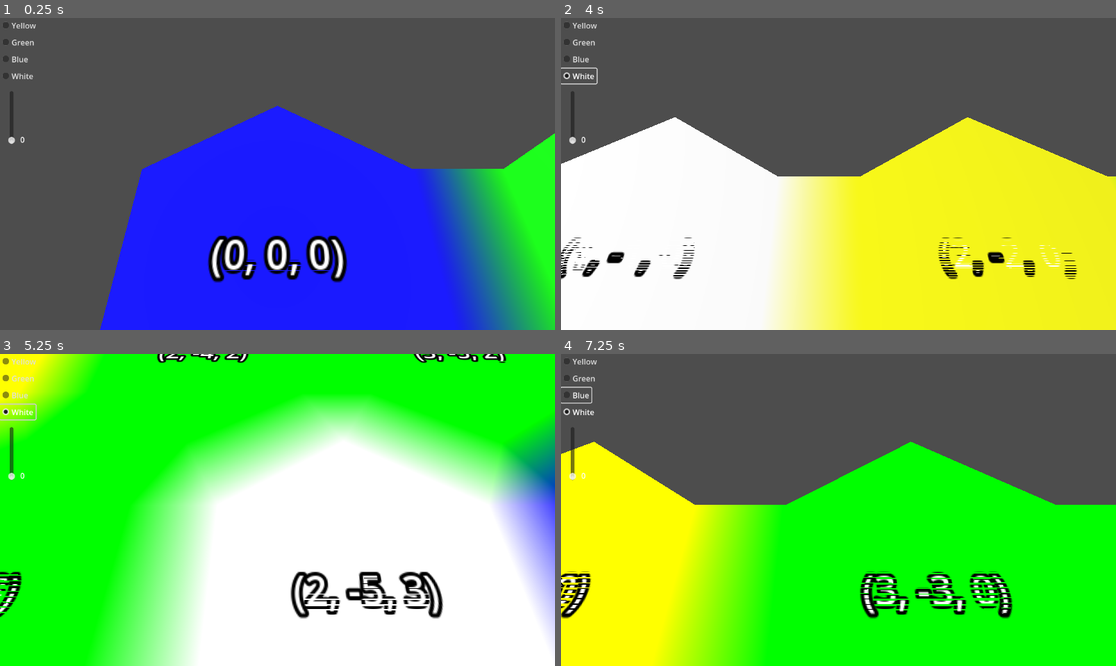
Above: before the commit, frames 1-4 (two rows, left to right).
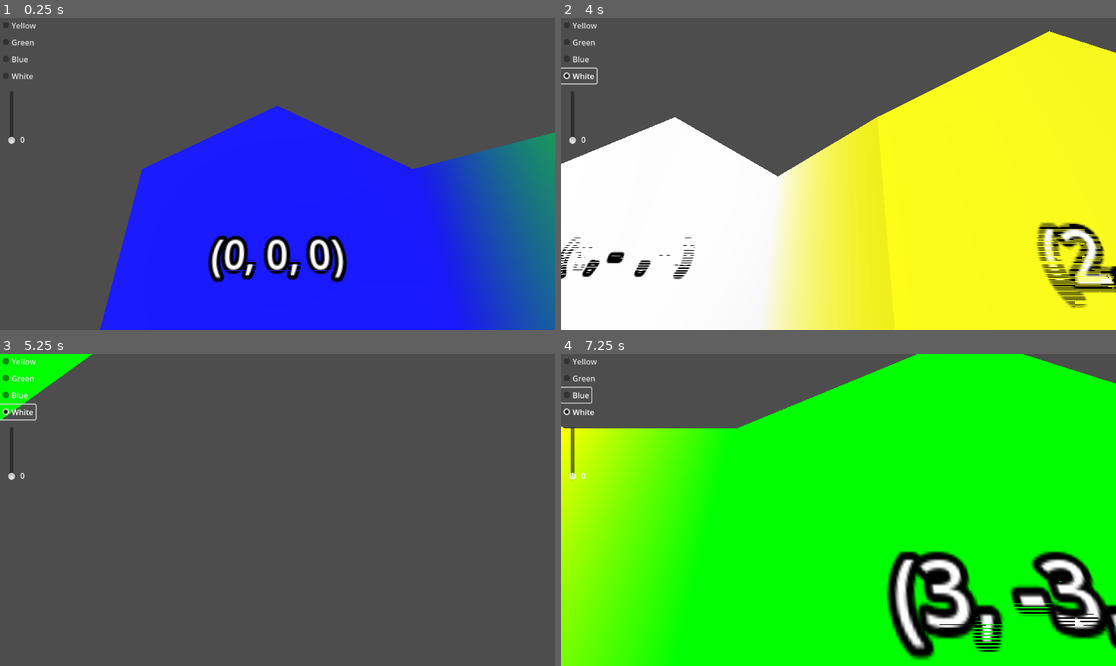
Above: after the commit, the same moments.

Repository: davepruitt/hex_map_godot
Game: Godot game, scene res://main.tscn
Two runs of this game, one before a commit and one after it. Both use one fixed random seed, a clock stepped at 60 frames per second and the inputs below.
Inputs (mouse positions are in pixels of both pictures, inside the frame that each line leads up to):
- Up to frame 1 (0.25 s): no input
- Up to frame 2 (4 s): click "Yellow" at 0.5 s; click "Green" at 1.25 s; click "Blue" at 2 s; click "White" at 2.75 s; tap Enter at 3.5 s; move the mouse to (960, 158) at 3.52 s; hold Right (ui_right) from 3.53 s (still down); tap Z at 3.6 s; click (960, 158) at 3.67 s
- Up to frame 3 (5.25 s): move the mouse to (166, 525) at 4.27 s; release Right (ui_right) at 4.28 s; hold Down (ui_down) 4.28-5.03 s; tap X at 4.35 s; move the mouse to (333, 441) at 5.02 s; hold Right (ui_right) from 5.03 s (still down); tap P at 5.1 s
- Up to frame 4 (7.25 s): move the mouse to (810, 572) at 5.77 s; release Right (ui_right) at 5.78 s; hold Up (ui_up) 5.78-6.53 s; tap Z at 5.85 s; click (810, 572) at 5.92 s; move the mouse to (1005, 556) at 6.52 s; hold Left (ui_left) from 6.53 s (still down); tap X at 6.6 s

The runs differ from the first frame. In frame 1, 11% of the frame differs, in the area x 74-100%, y 36-100%; in frame 2, 15%; in frame 3, 100%, in the area x 0-100%, y 0-100%; in frame 4, 59%.

Commit message:
Fixed the issue with certain faces in the mesh not showing when setting the elevation of hexes. Also, for now, I am giving the hexes each a default elevation based on their color.

Diff:
--- a/hex_project_godot/hex_cell.gd
+++ b/hex_project_godot/hex_cell.gd
@@ -30,9 +30,7 @@
 		return _elevation
 	set(value):
 		_elevation = value
-		var pos: Vector3 = self.position
-		pos.y = _elevation * HexMetrics.ELEVATION_STEP
-		self.position = pos
+		position_label.position.y = _elevation * HexMetrics.ELEVATION_STEP
 
 #endregion
 
@@ -89,9 +87,9 @@
 	#Begin creating the mesh
 	surface_tool.begin(Mesh.PRIMITIVE_TRIANGLES);
 
-	#Iterate over each of the 6 triangles within the hex
+	#Iterate over each of the 6 directions from the center of the hex
 	for i in range(0, 6):
-		#Add this triangle to the mesh
+		#Form the mesh for this direction of the hex
 		_triangulate_hex(surface_tool, i)
 
 	#Generate the normals for the mesh
@@ -133,10 +131,14 @@
 	var p1 = center + HexMetrics.get_first_solid_corner(direction)
 	var p2 = center + HexMetrics.get_second_solid_corner(direction)
 
+	center.y = _elevation * HexMetrics.ELEVATION_STEP
+	p1.y = _elevation * HexMetrics.ELEVATION_STEP
+	p2.y = _elevation * HexMetrics.ELEVATION_STEP
+
 	#Add the triangle
 	_add_triangle(st, center, p2, p1, hex_color, hex_color, hex_color)
 
-	#Add a bridge on the NE side
+	#Add connections to other hex cells
 	if (direction <= HexDirectionsClass.HexDirections.SE):
 		_triangulate_connection(st, direction, p1, p2)
 
@@ -163,6 +165,7 @@
 	if (direction <= HexDirectionsClass.HexDirections.E) and (next_neighbor != null):
 		var v5 = v2 + HexMetrics.get_bridge(next_direction)
 		v5.y = next_neighbor.elevation * HexMetrics.ELEVATION_STEP
+
 		_add_triangle(st, v2, v5, v4, hex_color, next_neighbor.hex_color, neighbor_cell.hex_color)
 
 func _triangulate_edge_terraces (st: SurfaceTool,
--- a/hex_project_godot/hex_grid.gd
+++ b/hex_project_godot/hex_grid.gd
@@ -46,6 +46,7 @@
 			i += 1
 
 	refresh()
+
 
 # Called every frame. 'delta' is the elapsed time since the previous frame.
 func _process(delta: float) -> void:
@@ -120,6 +121,14 @@
 	hex_cell.hex_color = _hex_colors[idx]
 	#hex_cell.hex_color = default_hex_color
 
+	#Set the initial elevation of the hex cell
+	if (hex_cell.hex_color == Color.BLUE):
+		hex_cell.elevation = 0
+	elif (hex_cell.hex_color == Color.WHITE):
+		hex_cell.elevation = 2
+	else:
+		hex_cell.elevation = 1
+
 	#Set the position of the hex cell in the scene
 	hex_cell.position = hex_position
 
--- a/hex_project_godot/hex_metrics.gd
+++ b/hex_project_godot/hex_metrics.gd
@@ -19,7 +19,7 @@
 
 const BLEND_FACTOR: float = 1.0 - SOLID_FACTOR
 
-const ELEVATION_STEP: float = 1.0
+const ELEVATION_STEP: float = 0.5
 
 const TERRACES_PER_SLOPE: int = 2
 
